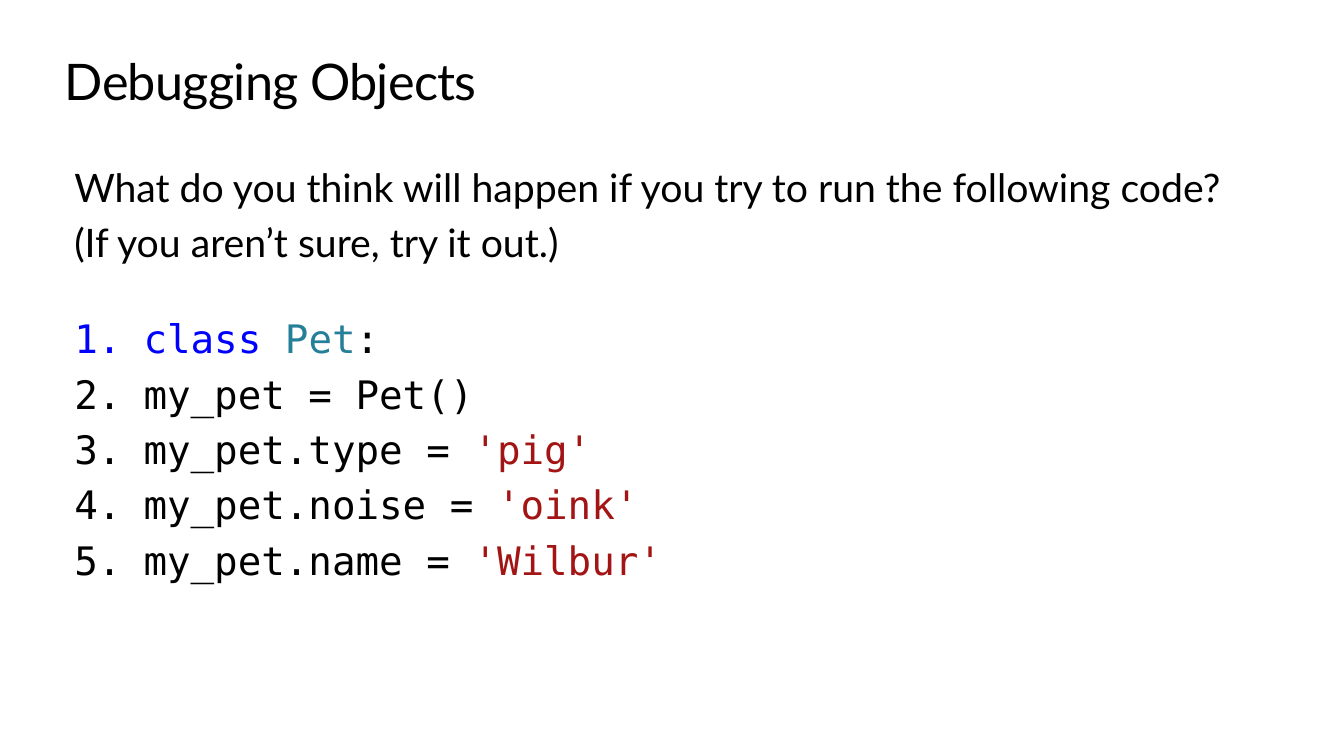
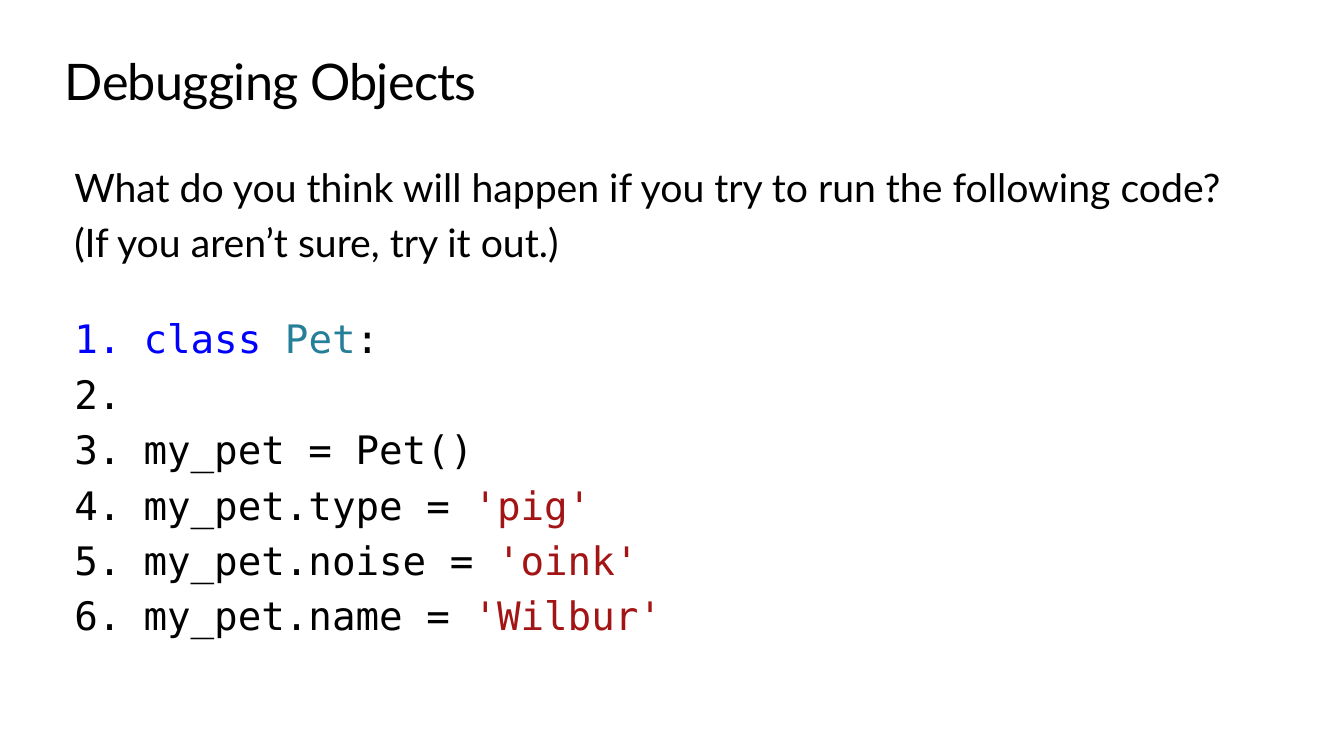
Before and after one commit to TEALSK12/2nd-semester-introduction-to-computer-science, a slide deck: slide 15 of docs/units/7_unit/slidedecks/Intro Python 7.01 TEALS.pptx. Drawn at 1344x756 pixels with LibreOffice and Linux fonts; fonts in the diff are those of the drawing; background and template pictures are left out. Boxes give left, top, right and bottom in pixels: in the first picture for what was removed or moved away, otherwise in the second. Text is boxed around its words. In the diff, an @@ line names an element or a change of style, - is before the commit and + after.

Commit message:
Fix error in embedded object example. (Issue #383)

```diff
--- a/docs/units/7_unit/slidedecks/Intro Python 7.01 TEALS.pptx
+++ b/docs/units/7_unit/slidedecks/Intro Python 7.01 TEALS.pptx
@@ text "class Pet:" rewrapped from (x1=144, y1=323, x2=662, y2=584) to (x1=144, y1=323, x2=662, y2=640) @@
```
Also in this commit, not shown: 4 other slides changed, 10 other files.
